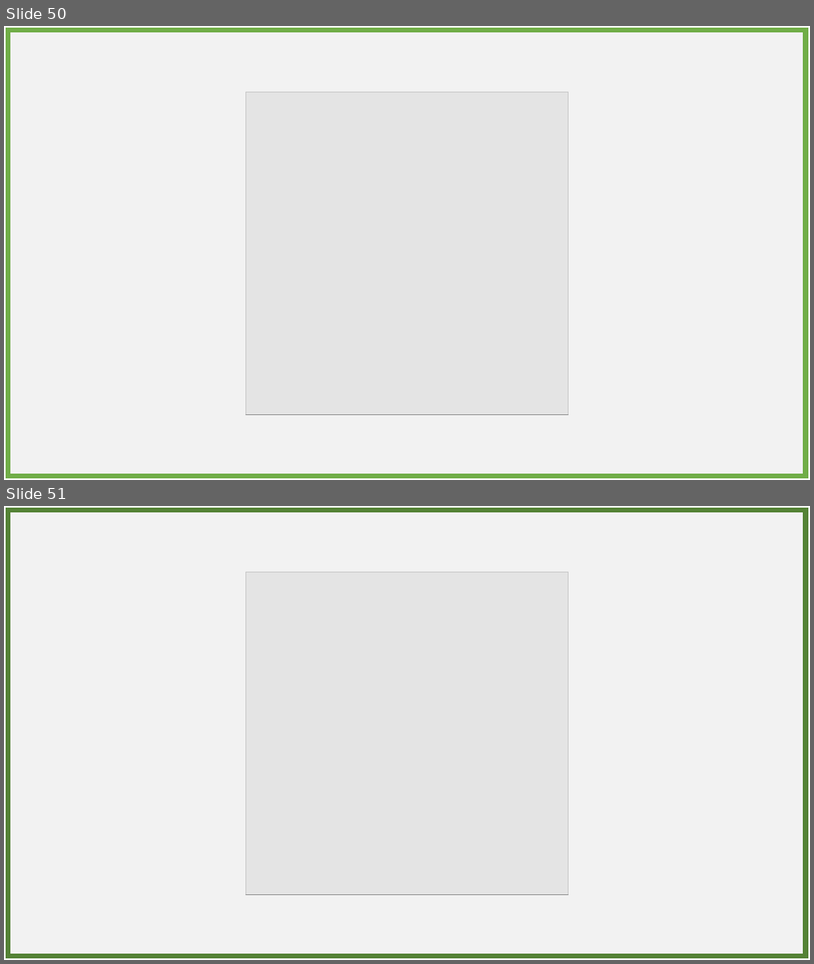
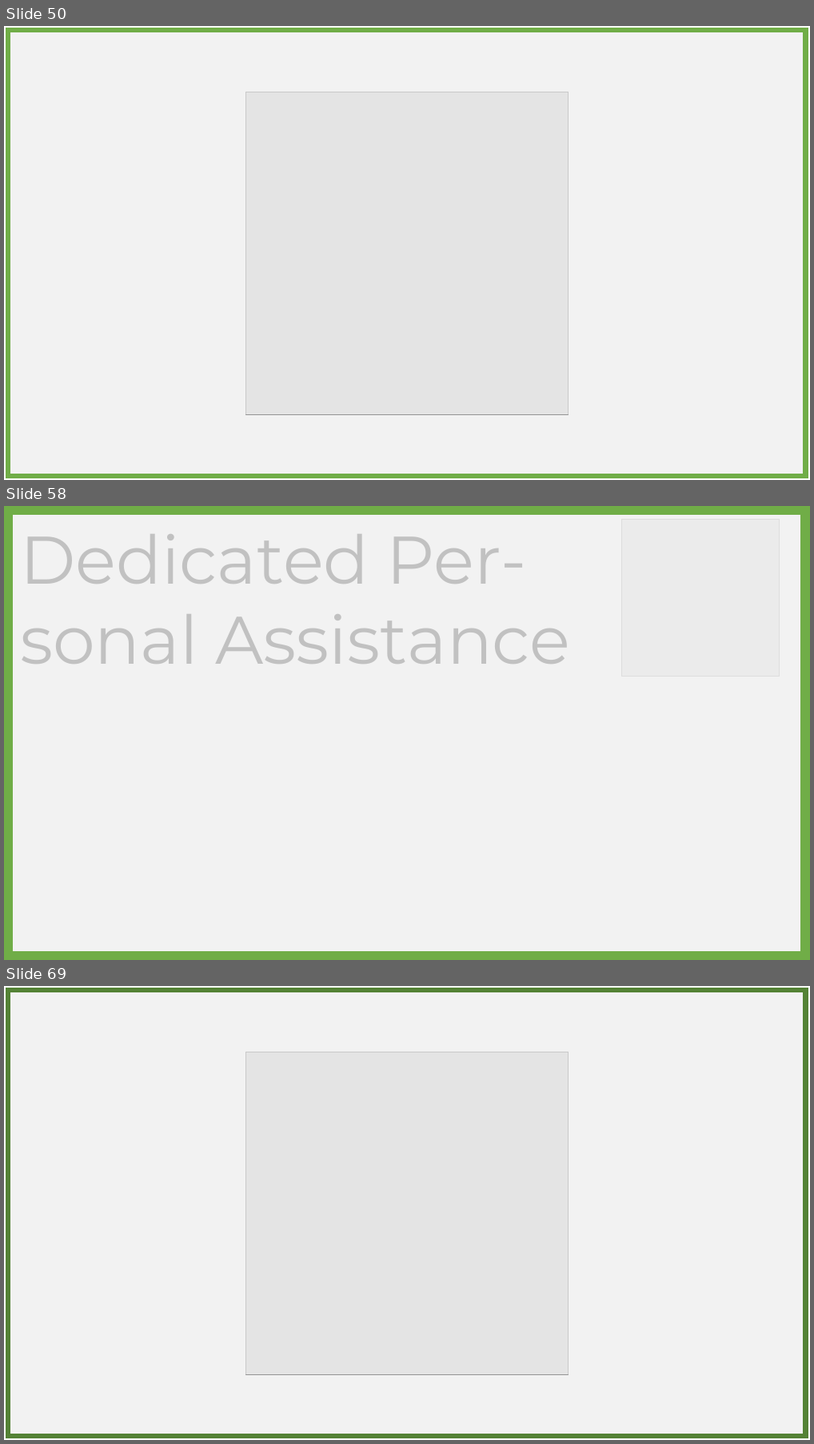
Before and after one commit to BPaaSModelling/Ontology4ModelingEnvironment, a slide deck: images/stickyNotes.pptx. Shown one above the other, each under a label of ours: slides 50 and 51 before the commit, slides 50, 58 and 69 after it; the slides between them are not shown. The pictures are 814x964 and 814x1444 pixels, drawn with LibreOffice and Linux fonts; fonts in the diff are those of the drawing; grey boxes stand for pictures. Boxes give left, top, right and bottom in pixels: in the first picture for what was removed or moved away, otherwise in the second. Text is boxed around its words. In the diff, an @@ line names an element or a change of style, - is before the commit and + after.

```diff
--- a/images/stickyNotes.pptx
+++ b/images/stickyNotes.pptx
@@ slide 58 added at (x1=4, y1=506, x2=810, y2=960), background #FFFFFF @@
@@ rectangle added at (x1=8, y1=510, x2=806, y2=956), fill #F2F2F2, outline #70AD47 12 pt @@
@@ rectangle added at (x1=22, y1=517, x2=784, y2=698), fill #F2F2F2 at 80% opacity @@
@@ picture added at (x1=622, y1=519, x2=779, y2=676) @@
@@ text added at (x1=20, y1=534, x2=570, y2=664), 80 pt, text #000000 @@
+Dedicated Per-sonal Assistance
@@ what was slide 51 is now slide 69 @@
```
Also in this commit, not shown: 54 other slides added, 1 other file.
